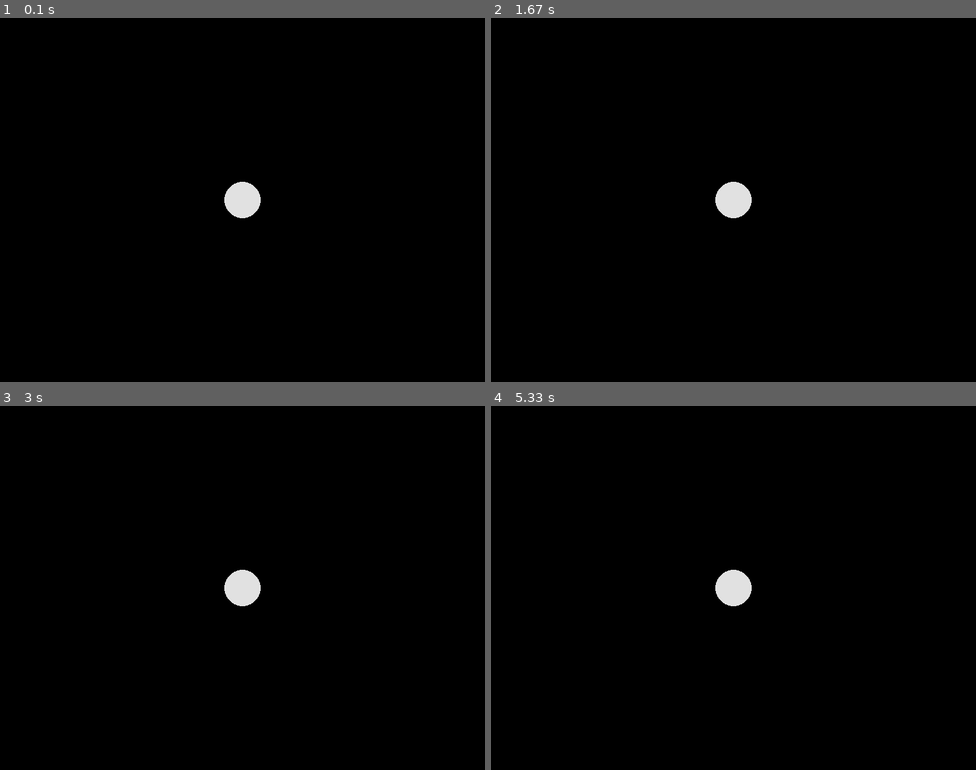
Above: before the commit, frames 1-4 (two rows, left to right).
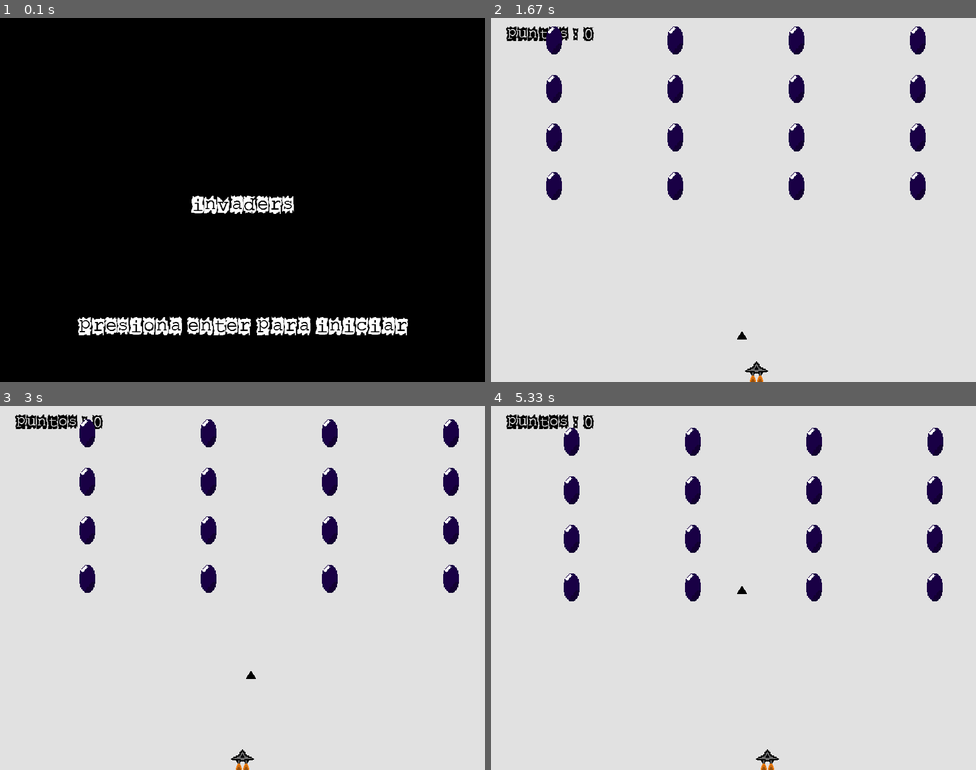
Above: after the commit, the same moments.

Repository: MarcoHerreraG/SpaceInvadersPROY
Game: pygame game, started from src/pygameApp.py
Two runs of this game, one before a commit and one after it. Both use one fixed random seed, a clock stepped at 60 frames per second and the inputs below.
Inputs (mouse positions are in pixels of both pictures, inside the frame that each line leads up to):
- Up to frame 1 (0.1 s): no input
- Up to frame 2 (1.67 s): tap X at 0.33 s; click (583, 287) at 0.72 s; hold D 1-1.47 s; hold D from 1.5 s (still down)
- Up to frame 3 (3 s): release D at 1.97 s; hold A 2-2.53 s; hold A 2.57-2.97 s
- Up to frame 4 (5.33 s): hold D 3-3.63 s; hold A 3.67-4.13 s; hold D 4.17-4.63 s; hold D 4.67-5.13 s; hold A from 5.17 s (still down)

The runs differ from the first frame. In frame 1, 3.5% of the frame differs, in the area x 16-85%, y 45-88%; in frame 2, 99%, in the area x 0-100%, y 0-100%; in frame 3, 99%; in frame 4, 99%.

Commit message:
Se añadió el texto principal a intro Scene.

Diff:
--- a/src/Intro_Scene.py
+++ b/src/Intro_Scene.py
@@ -7,23 +7,32 @@
     def __init__(self, app):
         self.app = app
         self.screen = app.screen
+        self.title = app.font.render("Invaders", True, (255,255,255))
+        self.title_rect = self.title.get_rect()
+        self.title_rect.center = (app.width//2, app.height//2)
+        self.letters = app.font.render("Presiona Enter para iniciar", True, (255,255,255))
+        self.letters_rect = self.letters.get_rect()
+        self.letters_rect.center = (app.width//2, app.height//2 + 200)
         super().__init__('IntroScene')
 
+    def start(self):
 
-    def start(self):
-        print('Se inicia: ', self.name)
+        print('se inicia: ', self.name)
+
 
     def process_events(self, event):
         if event.type == pygame.KEYDOWN:
-            if event.key == pygame.K_RETURN:
+            if event.key == pygame.K_x:
                 self.app.change_scene('play')
+                print('se presiono una tecla')
 
     def update(self):
         pass
 
     def draw(self):
-        self.screen.fill((0, 0, 0))
-        pygame.draw.circle(self.screen, (225, 225, 225), (self.app.width/2, self.app.height/2), 30)
 
+        self.screen.fill((0,0,0))
+        self.screen.blit(self.title, self.title_rect)
+        self.screen.blit(self.letters, self.letters_rect)
     def exit(self):
-        print('Termina: ', self.name)
+        print('termina: ', self.name)
--- a/src/pygameApp.py
+++ b/src/pygameApp.py
@@ -26,7 +26,7 @@
         self.active_scene.start()
 
     def load_assets(self):
-        pass
+        self.font=pygame.font.Font("Assets/Fonts/papercut.ttf", 40)
 
     def process_events(self):
         for event in pygame.event.get():
